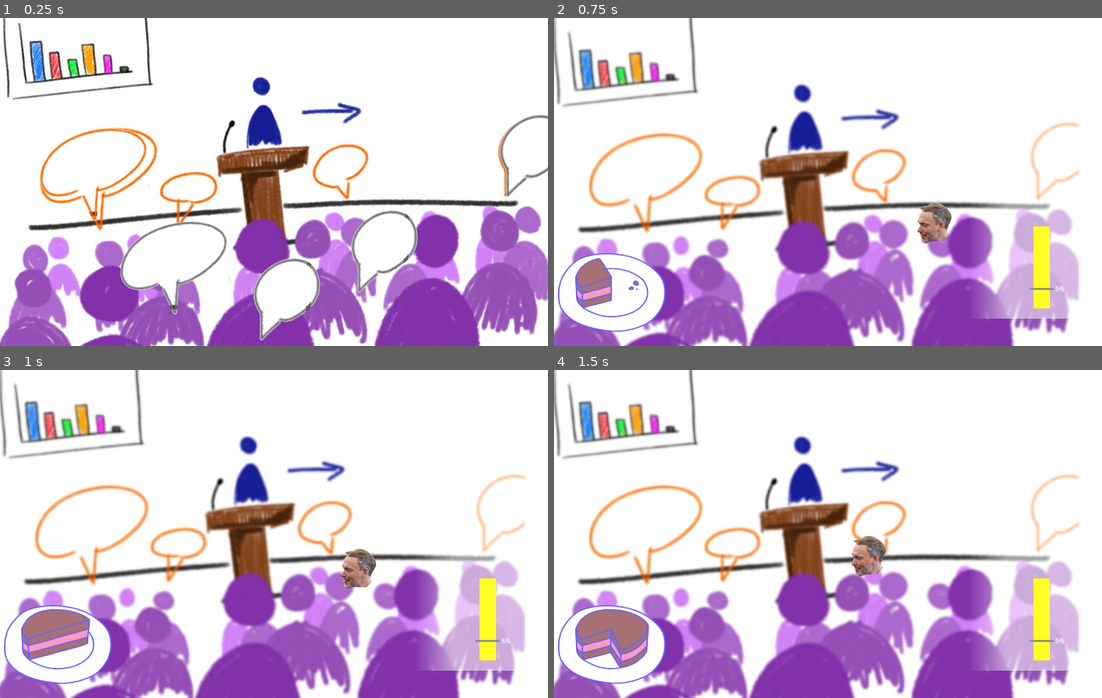
Above: before the commit, frames 1-4 (two rows, left to right).
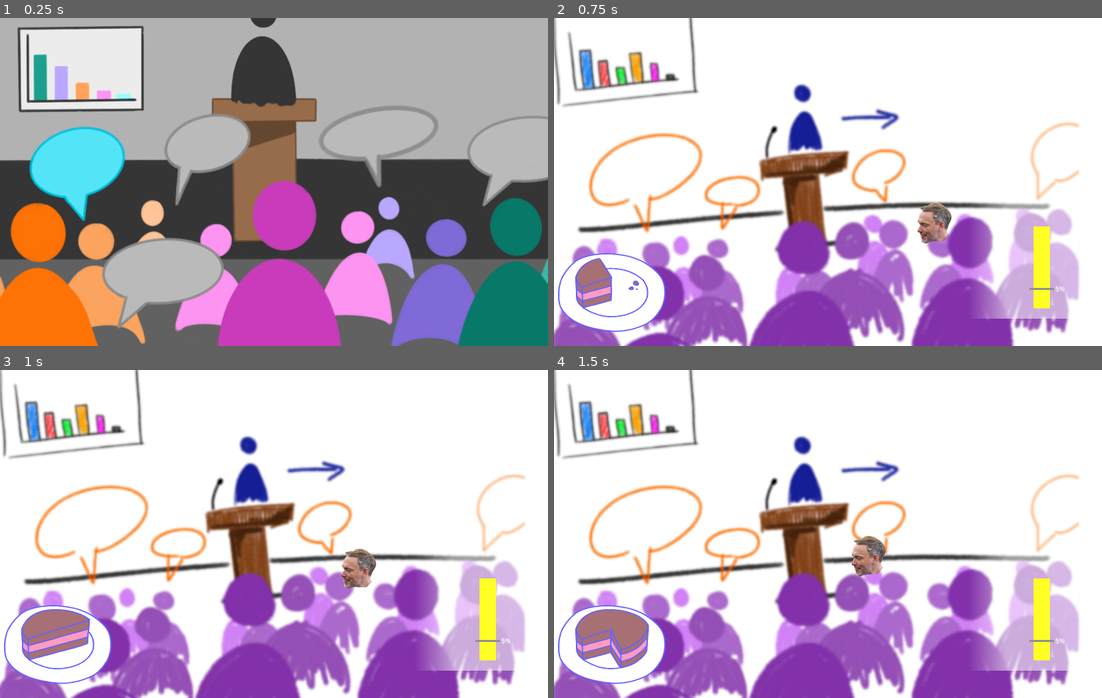
Above: after the commit, the same moments.

Repository: FuckUnity/ggj-2025
Game: Godot game, scene res://game.tscn
Two runs of this game, one before a commit and one after it. Both use one fixed random seed, a clock stepped at 60 frames per second and the inputs below. Sound files missing from this copy of the repository are replaced by a short silence.
Inputs (mouse positions are in pixels of both pictures, inside the frame that each line leads up to):
- Up to frame 1 (0.25 s): no input
- Up to frame 2 (0.75 s): click (647, 172) at 0.5 s
- Up to frame 3 (1 s): no input
- Up to frame 4 (1.5 s): tap Enter at 1.25 s; move the mouse to (948, 517) at 1.27 s; hold D (right) from 1.28 s (still down); tap 0 at 1.35 s; click (948, 517) at 1.42 s

The runs differ from the first frame. In frame 1, 96% of the frame differs, in the area x 0-100%, y 0-100%; in frame 2, nothing differs; in frame 3, nothing differs; in frame 4, nothing differs.

Commit message:
Main: Bubbles ersetzt

Diff:
--- a/game/level/main/main.tscn
+++ b/game/level/main/main.tscn
@@ -1,12 +1,17 @@
-[gd_scene load_steps=10 format=3 uid="uid://d35fcfy4ngulx"]
+[gd_scene load_steps=15 format=3 uid="uid://d35fcfy4ngulx"]
 
 [ext_resource type="Script" path="res://level/main/main.gd" id="1_rswi3"]
-[ext_resource type="Texture2D" uid="uid://bj7yb3qclre7g" path="res://assets/stage/stage.jpeg" id="2_ae4i5"]
 [ext_resource type="Shader" path="res://level/main/grayscale.gdshader" id="2_ui23u"]
+[ext_resource type="Texture2D" uid="uid://dktk1cih7iqli" path="res://assets/stage/layer_00_bg.png" id="4_a4rvx"]
 [ext_resource type="Texture2D" uid="uid://dyr7dm7lsv7wn" path="res://assets/stage/bubble_01.png" id="5_n1ox1"]
+[ext_resource type="Texture2D" uid="uid://dy78gmlnbnv0j" path="res://assets/stage/layer_04_chart.png" id="5_pusry"]
 [ext_resource type="Texture2D" uid="uid://bqslba55e18gv" path="res://assets/stage/bubble_02.png" id="6_c0vk8"]
+[ext_resource type="Texture2D" uid="uid://c75u15rvm1o1w" path="res://assets/stage/layer_05_person.png" id="6_pv2a8"]
+[ext_resource type="Texture2D" uid="uid://bsul0hlup17k8" path="res://assets/stage/layer_10_crowd.png" id="7_2hpjl"]
 [ext_resource type="Shader" path="res://level/main/hover.gdshader" id="8_al7t1"]
+[ext_resource type="Texture2D" uid="uid://djs6e8o1fik12" path="res://assets/stage/bubble_03.png" id="10_8cwtr"]
 [ext_resource type="AudioStream" uid="uid://ciaomyl45n8k4" path="res://level/main/WohnzimmerBackroundloop.mp3" id="10_koedn"]
+[ext_resource type="Texture2D" uid="uid://c8xfefayg7bbw" path="res://assets/stage/bubble_04.png" id="11_5843r"]
 
 [sub_resource type="ShaderMaterial" id="ShaderMaterial_kowo6"]
 shader = ExtResource("2_ui23u")
@@ -42,7 +47,23 @@
 
 [node name="TextureRectRoom" type="TextureRect" parent="Control/AspectRatioContainer"]
 layout_mode = 2
-texture = ExtResource("2_ae4i5")
+texture = ExtResource("4_a4rvx")
+
+[node name="TextureRectChart" type="TextureRect" parent="Control/AspectRatioContainer"]
+layout_mode = 2
+texture = ExtResource("5_pusry")
+
+[node name="TextureRectPerson" type="TextureRect" parent="Control/AspectRatioContainer"]
+layout_mode = 2
+texture = ExtResource("6_pv2a8")
+
+[node name="TextureRectPodium" type="TextureRect" parent="Control/AspectRatioContainer"]
+layout_mode = 2
+texture = ExtResource("6_pv2a8")
+
+[node name="TextureRectCrowd" type="TextureRect" parent="Control/AspectRatioContainer"]
+layout_mode = 2
+texture = ExtResource("7_2hpjl")
 
 [node name="Control" type="Control" parent="Control/AspectRatioContainer"]
 layout_mode = 2
@@ -59,37 +80,37 @@
 
 [node name="ButtonBubble01" type="TextureButton" parent="Control/AspectRatioContainer/Control"]
 layout_mode = 2
-offset_left = 3400.0
-offset_top = 650.0
-offset_right = 4200.0
-offset_bottom = 1250.0
+offset_left = 3227.71
+offset_top = 716.418
+offset_right = 4027.71
+offset_bottom = 1316.42
 texture_normal = ExtResource("6_c0vk8")
 ignore_texture_size = true
 stretch_mode = 4
 
 [node name="ButtonBubble02" type="TextureButton" parent="Control/AspectRatioContainer/Control"]
-offset_left = 2475.05
-offset_top = 1247.33
-offset_right = 3275.05
-offset_bottom = 1847.33
-texture_normal = ExtResource("6_c0vk8")
+offset_left = 2287.42
+offset_top = 652.452
+offset_right = 3087.42
+offset_bottom = 1252.45
+texture_normal = ExtResource("10_8cwtr")
 ignore_texture_size = true
 stretch_mode = 4
 
 [node name="ButtonBubble03" type="TextureButton" parent="Control/AspectRatioContainer/Control"]
 clip_contents = true
-offset_left = 999.569
-offset_top = 1381.66
-offset_right = 1799.57
-offset_bottom = 1981.66
-texture_normal = ExtResource("5_n1ox1")
+offset_left = 1323.66
+offset_top = 710.021
+offset_right = 2123.66
+offset_bottom = 1310.02
+texture_normal = ExtResource("11_5843r")
 stretch_mode = 4
 
 [node name="ButtonBubble04" type="TextureButton" parent="Control/AspectRatioContainer/Control"]
-offset_left = 1867.37
-offset_top = 1545.84
-offset_right = 2667.37
-offset_bottom = 2145.84
+offset_left = 954.793
+offset_top = 1477.61
+offset_right = 1754.79
+offset_bottom = 2077.61
 texture_normal = ExtResource("6_c0vk8")
 ignore_texture_size = true
 stretch_mode = 4
Binary file changed: game/assets/stage/bubble_01.png
Binary file changed: game/assets/stage/bubble_02.png
Binary file added: game/assets/stage/bubble_03.png
Not shown, changed: game/assets/stage/bubble_03.png.import
Binary file added: game/assets/stage/bubble_04.png
Not shown, changed: game/assets/stage/bubble_04.png.import
Renamed: game/assets/stage/IMG_0143.png -> game/assets/stage/layer_00_bg.png
Not shown, changed: game/assets/stage/layer_00_bg.png.import
Renamed: game/assets/stage/IMG_0151.png -> game/assets/stage/layer_04_chart.png
Not shown, added: game/assets/stage/layer_04_chart.png.import
Renamed: game/assets/stage/IMG_0145.png -> game/assets/stage/layer_05_person.png
Not shown, changed: game/assets/stage/layer_05_person.png.import
(and 12 more such lines)
